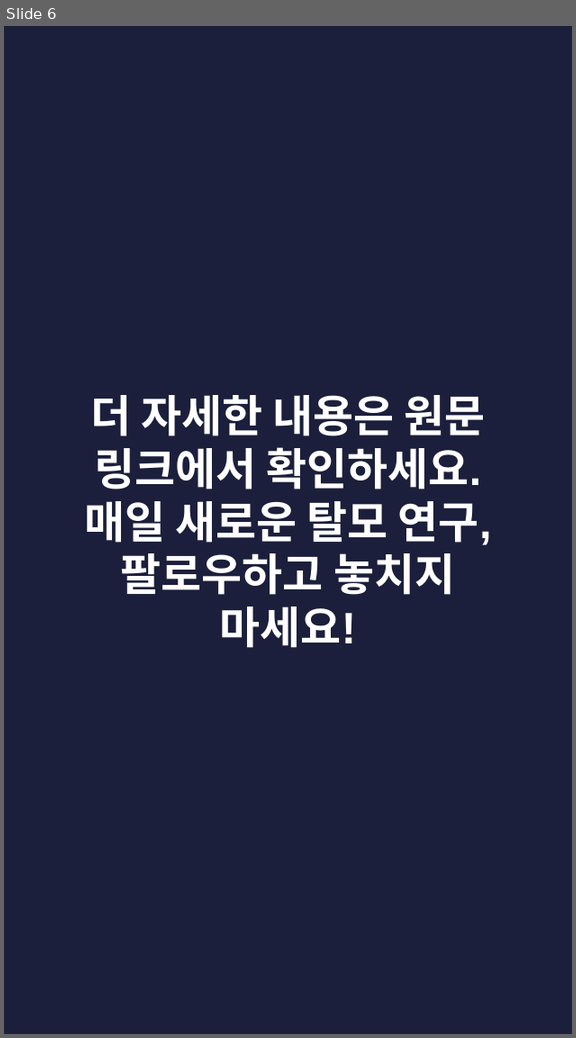
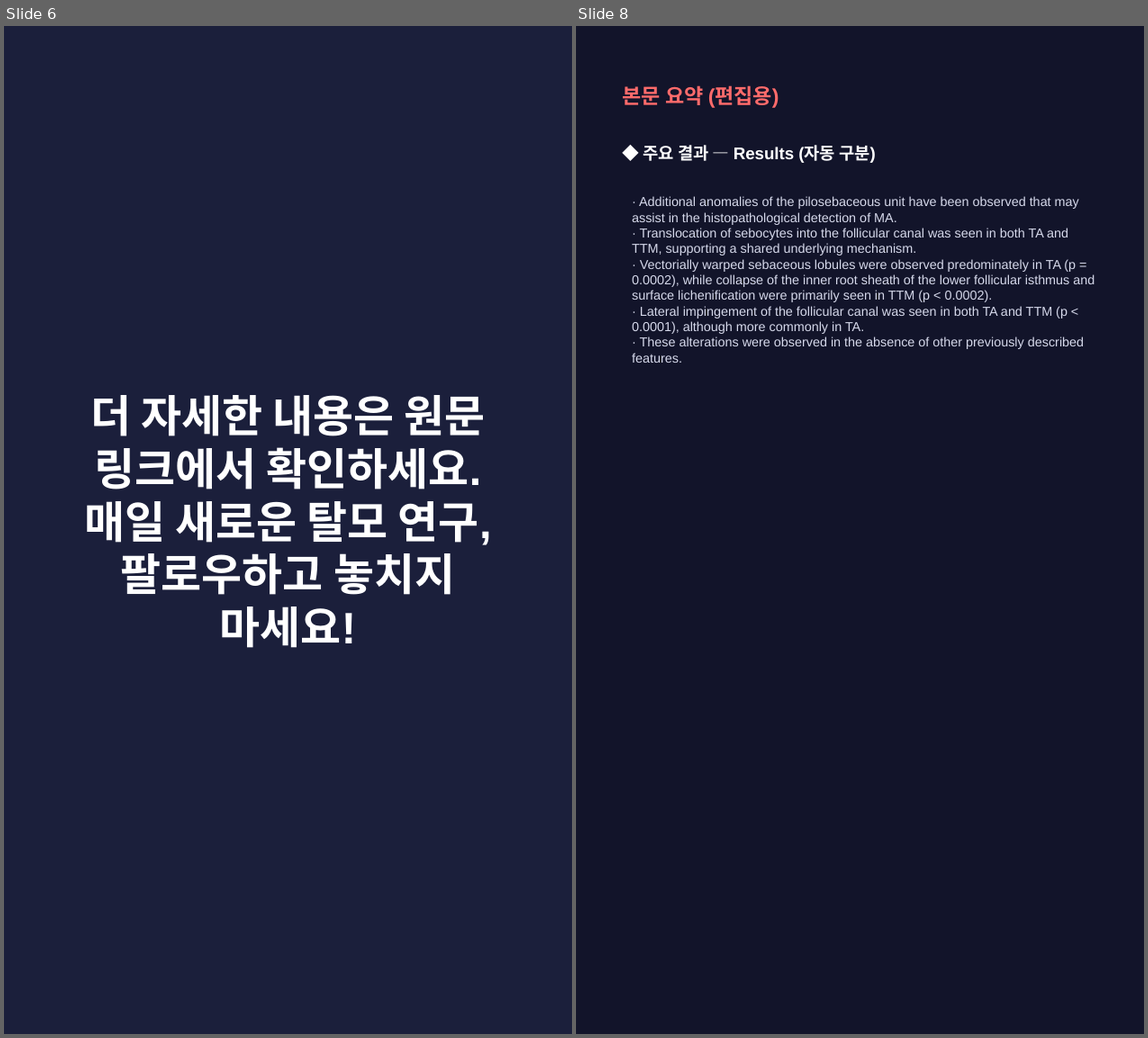
Before and after one commit to hyokang2010-BJ-ANTH/product-builder-test, a slide deck: pwa/data/latest/slides.pptx. Shown side by side, each under a label of ours: slide 6 before the commit, slides 6 and 8 after it; the slides between them are not shown. The pictures are 576x1038 and 1148x1038 pixels, drawn with LibreOffice and Linux fonts; fonts in the diff are those of the drawing. Boxes give left, top, right and bottom in pixels: in the first picture for what was removed or moved away, otherwise in the second. Text is boxed around its words. In the diff, an @@ line names an element or a change of style, - is before the commit and + after.

```diff
--- a/pwa/data/latest/slides.pptx
+++ b/pwa/data/latest/slides.pptx
@@ slide 8 added at (576,26,1144,1034), background #12142A @@
@@ text added at (623,85,779,108), 16 pt, text #FF6B6B, bold @@
+본문 요약 (편집용)
@@ text added at (644,145,876,163), 13 pt, text #FFFFFF, bold @@
+◆ 주요 결과 — Results (자동 구분)
@@ text added at (632,196,1094,363), 10 pt, text #D5D8EA @@
+· Additional anomalies of the pilosebaceous unit have been observed that may assist in the histopathological detection of MA.
+· Translocation of sebocytes into the follicular canal was seen in both TA and TTM, supporting a shared underlying mechanism.
+· Vectorially warped sebaceous lobules were observed predominately in TA (p = 0.0002), while collapse of the inner root sheath of the lower follicular isthmus and surface lichenification were primarily seen in TTM (p < 0.0002).
+· Lateral impingement of the follicular canal was seen in both TA and TTM (p < 0.0001), although more commonly in TA.
+· These alterations were observed in the absence of other previously described features.
```
Also in this commit, not shown: 4 slides changed, 2 other slides added, 3 slides removed, 26 other files.
